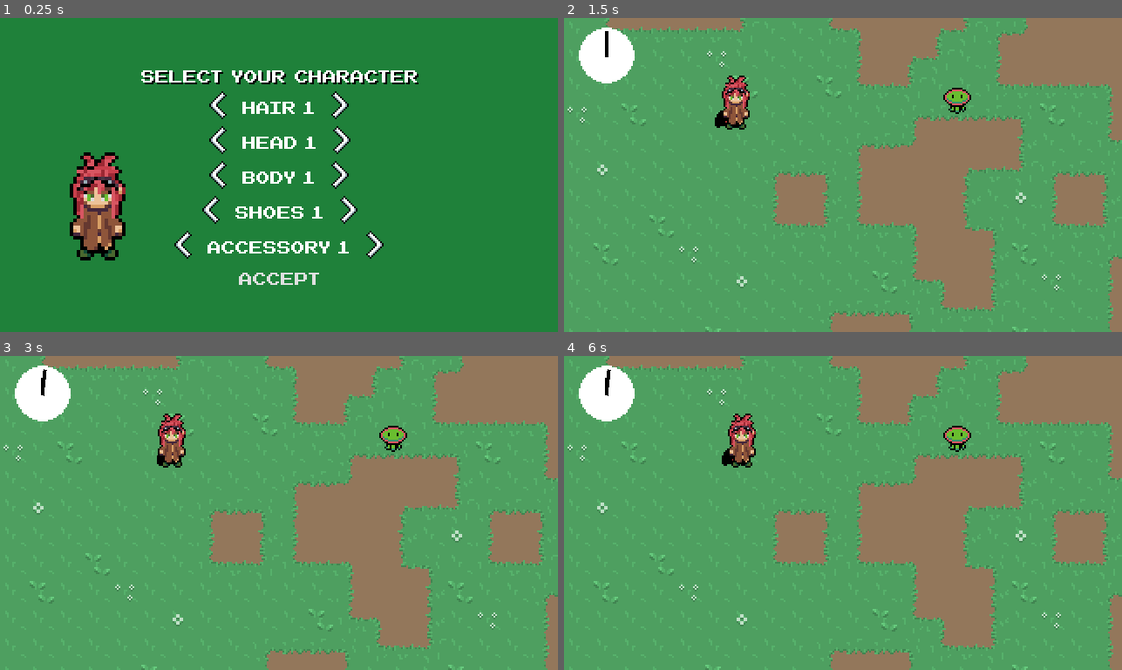
Above: before the commit, frames 1-4 (two rows, left to right).
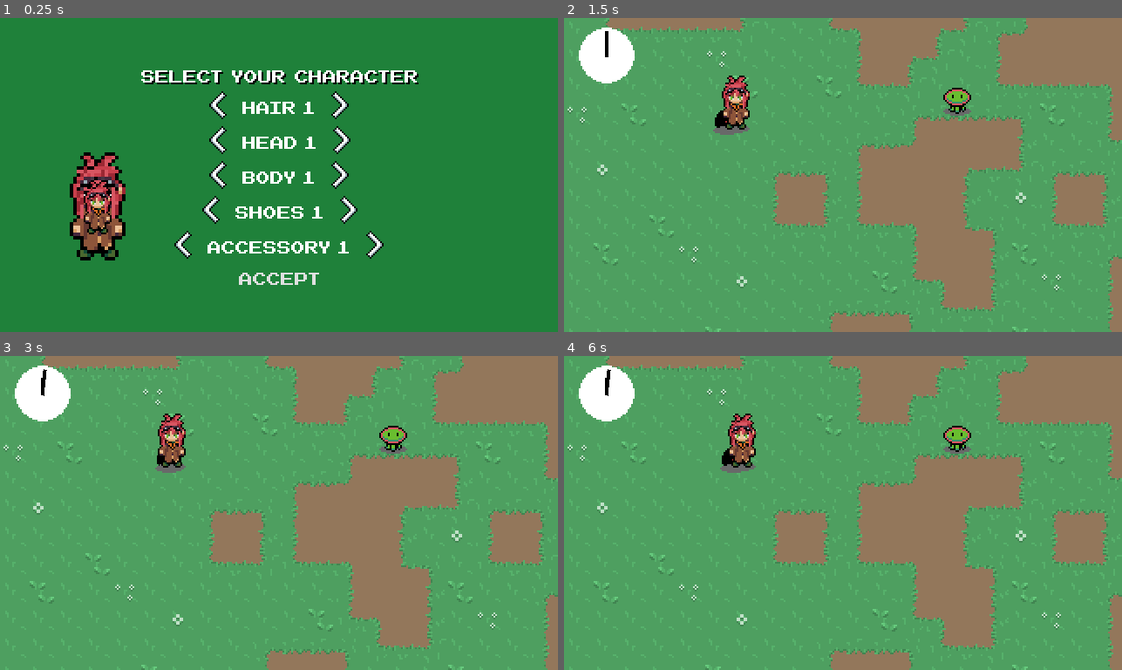
Above: after the commit, the same moments.

Repository: Morphclue/evo-world
Game: Godot game, scene res://ui/menus/characterSelection.tscn
Same seed, same stepped clock (60 frames per second), same inputs: the game is played once before the commit and once after it. This scene is started directly instead of the project's main scene.
Inputs:
- Up to frame 1 (0.25 s): no input
- Up to frame 2 (1.5 s): click "Accept" at 0.5 s; tap Enter (ui_accept) at 1.25 s; hold Up (ui_up) from 1.28 s (still down); tap K (confirm) at 1.35 s
- Up to frame 3 (3 s): tap Enter (ui_accept) at 1.52, 2.27 s; tap J (journal) at 2.1 s; release Up (ui_up) at 2.75 s; click "Back" at 2.75 s
- Up to frame 4 (6 s): tap Enter (ui_accept) at 3.5, 4.52, 5, 5.27 s; hold A (left) 3.53-5.03 s; tap K (confirm) at 3.6, 4.25, 5.1, 5.75 s; tap J (journal) at 4.35, 5.85 s; hold S (down) 5.03-5.78 s; hold D (right) from 5.78 s (still down)

The runs differ from the first frame. In frame 1, 0.5% of the frame differs, in the area x 15-20%, y 52-69%; in frame 2, 0.2%; in frame 3, 0.2%; in frame 4, 0.2%.

Commit message:
feat: add shadows

Diff:
--- a/npc/npc.tscn
+++ b/npc/npc.tscn
@@ -1,10 +1,11 @@
-[gd_scene load_steps=13 format=2]
+[gd_scene load_steps=14 format=2]
 
 [ext_resource path="res://npc/sprites/flower-npc.png" type="Texture" id=1]
 [ext_resource path="res://npc/npc.gd" type="Script" id=2]
 [ext_resource path="res://world/triggerZone.tscn" type="PackedScene" id=3]
 [ext_resource path="res://ui/hud/sprites/button-sheet.png" type="Texture" id=4]
 [ext_resource path="res://ui/hud/button.tscn" type="PackedScene" id=5]
+[ext_resource path="res://world/sprites/shadow.png" type="Texture" id=6]
 
 [sub_resource type="AtlasTexture" id=1]
 atlas = ExtResource( 1 )
@@ -45,6 +46,10 @@
 [node name="npc" type="Node2D"]
 script = ExtResource( 2 )
 
+[node name="shadow" type="Sprite" parent="."]
+texture = ExtResource( 6 )
+offset = Vector2( 0, 1 )
+
 [node name="animatedSprite" type="AnimatedSprite" parent="."]
 frames = SubResource( 3 )
 
--- a/pet/pet.tscn
+++ b/pet/pet.tscn
@@ -1,7 +1,8 @@
-[gd_scene load_steps=4 format=2]
+[gd_scene load_steps=5 format=2]
 
 [ext_resource path="res://pet/sprites/pet.png" type="Texture" id=1]
 [ext_resource path="res://pet/pet.gd" type="Script" id=2]
+[ext_resource path="res://world/sprites/shadow.png" type="Texture" id=3]
 
 [sub_resource type="CapsuleShape2D" id=1]
 radius = 2.73597
@@ -12,6 +13,10 @@
 collision_mask = 9
 script = ExtResource( 2 )
 
+[node name="shadow" type="Sprite" parent="."]
+texture = ExtResource( 3 )
+offset = Vector2( 0, 10 )
+
 [node name="sprite" type="Sprite" parent="."]
 texture = ExtResource( 1 )
 offset = Vector2( 0, 8 )
--- a/player/player.tscn
+++ b/player/player.tscn
@@ -1,7 +1,8 @@
-[gd_scene load_steps=4 format=2]
+[gd_scene load_steps=5 format=2]
 
 [ext_resource path="res://player/sprites/char.png" type="Texture" id=1]
 [ext_resource path="res://player/player.gd" type="Script" id=2]
+[ext_resource path="res://world/sprites/shadow.png" type="Texture" id=3]
 
 [sub_resource type="CapsuleShape2D" id=1]
 radius = 3.30326
@@ -11,6 +12,10 @@
 collision_layer = 2
 collision_mask = 13
 script = ExtResource( 2 )
+
+[node name="shadow" type="Sprite" parent="."]
+texture = ExtResource( 3 )
+offset = Vector2( 0, 9 )
 
 [node name="SpriteLayer" type="Node2D" parent="."]
 
@@ -25,7 +30,6 @@
 [node name="Accessory" type="Sprite" parent="SpriteLayer"]
 
 [node name="TestSprite" type="Sprite" parent="."]
-visible = false
 texture = ExtResource( 1 )
 
 [node name="CollisionShape2D" type="CollisionShape2D" parent="."]
Binary file added: world/sprites/shadow.png
Not shown, added: world/sprites/shadow.png.import
